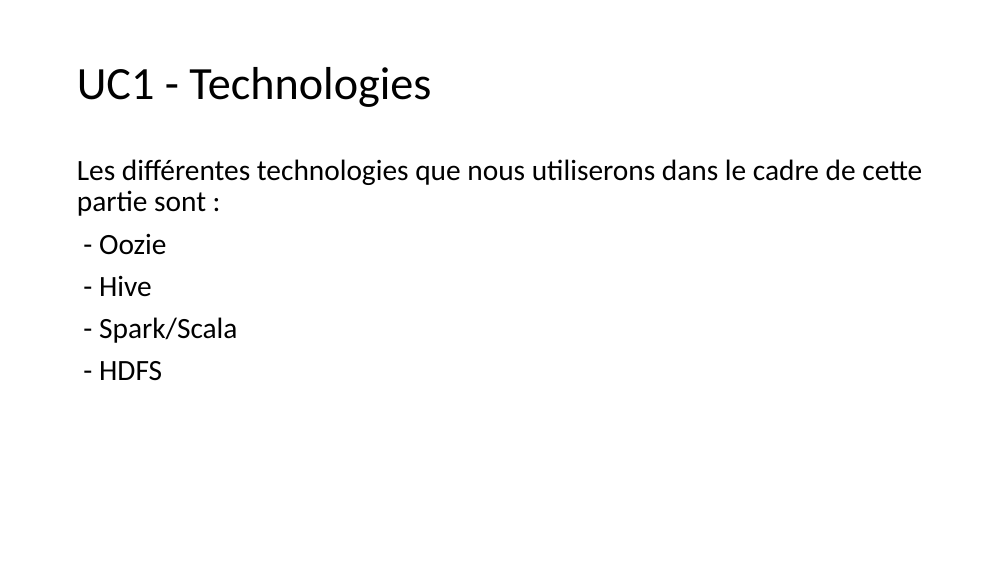
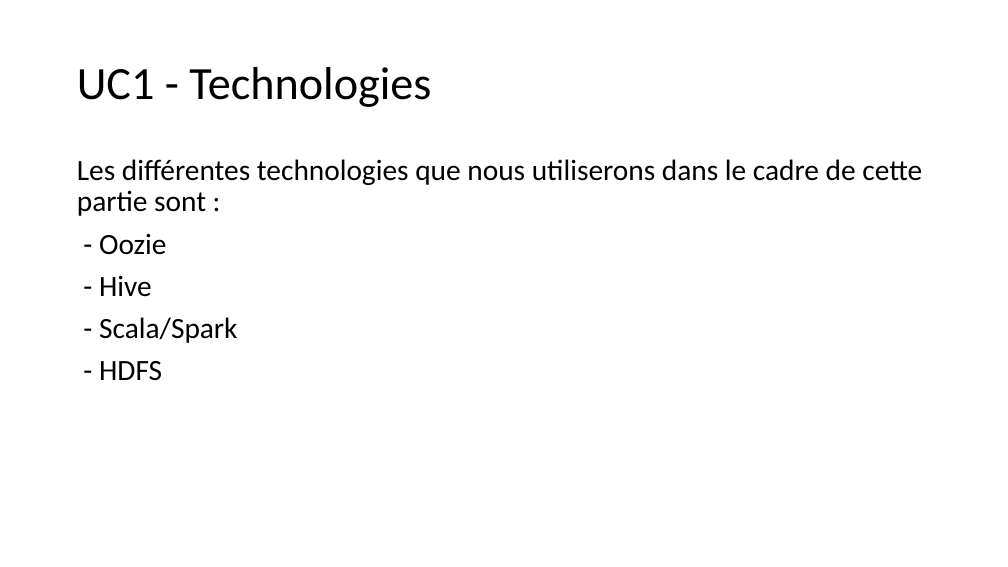
Before and after one commit to pfe-cegefos/core, a slide deck: slide 6 of PFE-CEGEFOS-groupe2.pptx. Drawn at 1008x567 pixels with LibreOffice and Linux fonts; fonts in the diff are those of the drawing. Boxes give left, top, right and bottom in pixels: in the first picture for what was removed or moved away, otherwise in the second. Text is boxed around its words. In the diff, an @@ line names an element or a change of style, - is before the commit and + after.

```diff
--- a/PFE-CEGEFOS-groupe2.pptx
+++ b/PFE-CEGEFOS-groupe2.pptx
@@ text at (99,317,237,343): text changed @@
-- Spark/Scala
+- Scala/Spark
```
Also in this commit, not shown: 4 other slides changed, 1 slide added.
